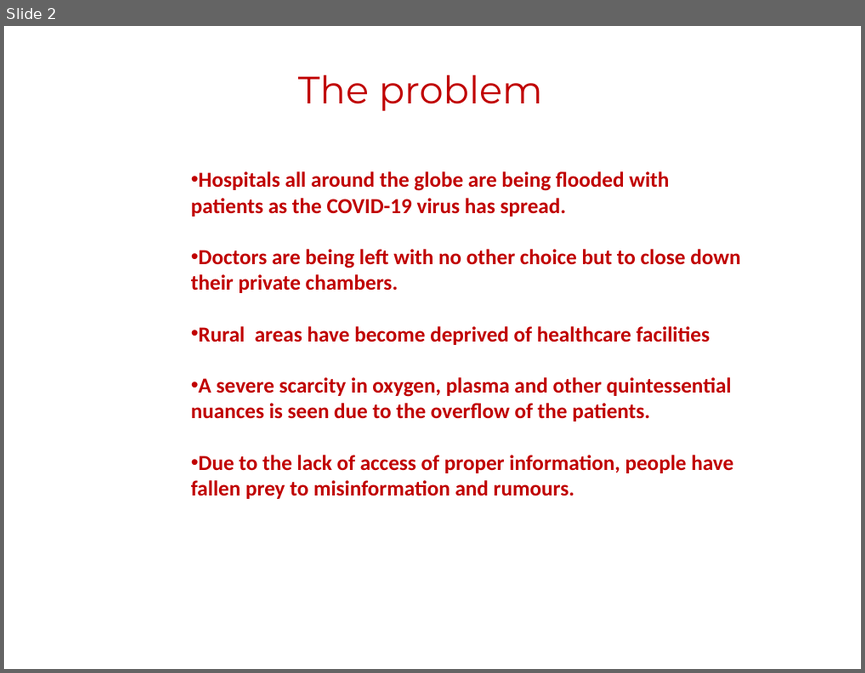
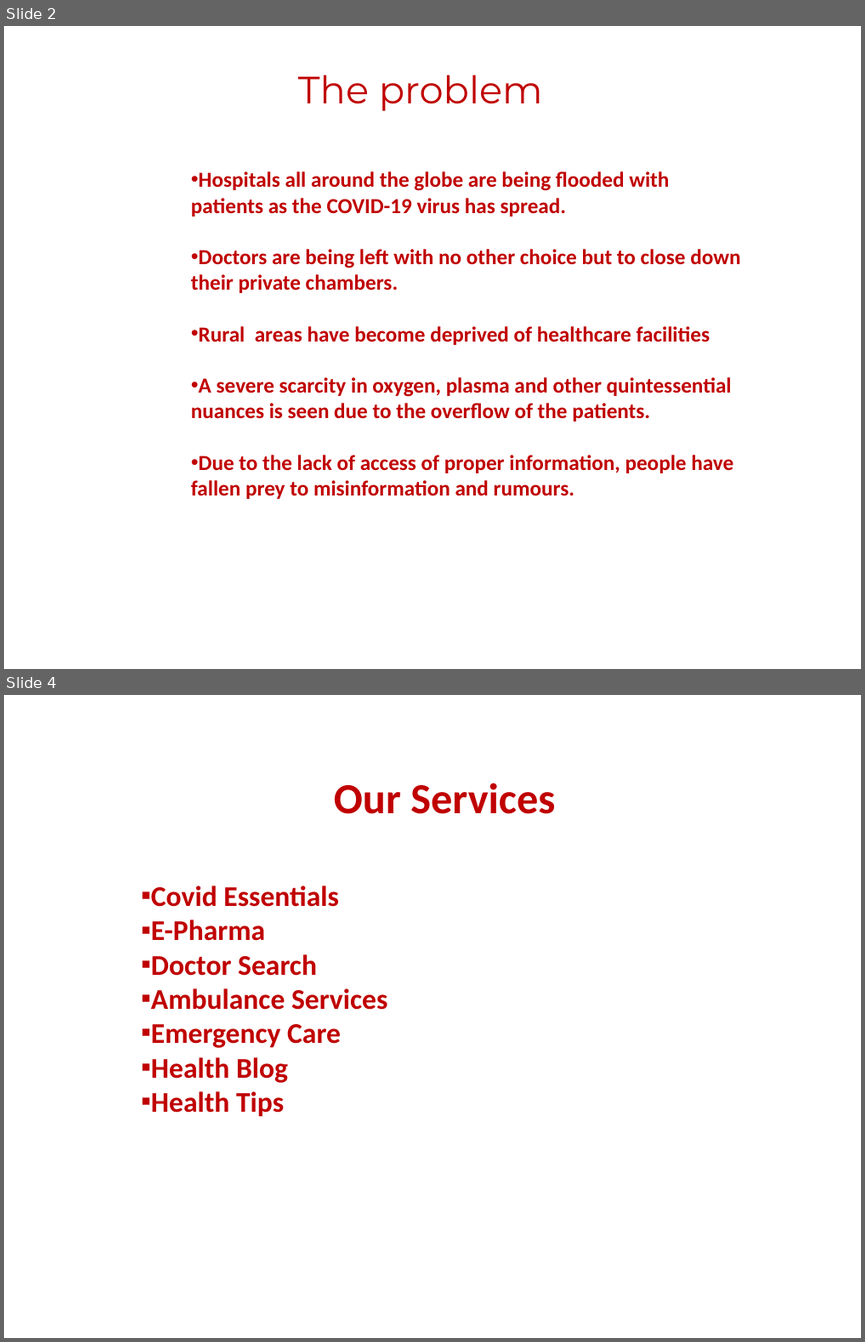
Before and after one commit to zhalok/HackNSU3_APLOMB, a slide deck: Healthcare Comrade.pptx. Shown one above the other, each under a label of ours: slide 2 before the commit, slides 2 and 4 after it; the slides between them are not shown. The pictures are 865x673 and 865x1342 pixels, drawn with LibreOffice and Linux fonts; fonts in the diff are those of the drawing; background and template pictures are left out. Boxes give left, top, right and bottom in pixels: in the first picture for what was removed or moved away, otherwise in the second. Text is boxed around its words. In the diff, an @@ line names an element or a change of style, - is before the commit and + after.

```diff
--- a/Healthcare Comrade.pptx
+++ b/Healthcare Comrade.pptx
@@ slide 4 added at (4,695,861,1338), background picture (left out) @@
@@ text added at (334,783,555,814), 36 pt, text #C00000, bold @@
+Our Services
@@ text added at (151,885,387,1117), 24 pt, text #C00000, bold @@
+▪ Covid Essentials
+▪ E-Pharma
+▪ Doctor Search
+▪ Ambulance Services
+▪ Emergency Care
+▪ Health Blog
+▪ Health Tips
```
Also in this commit, not shown: 2 slides changed, 5 other slides added, 1 other file.
